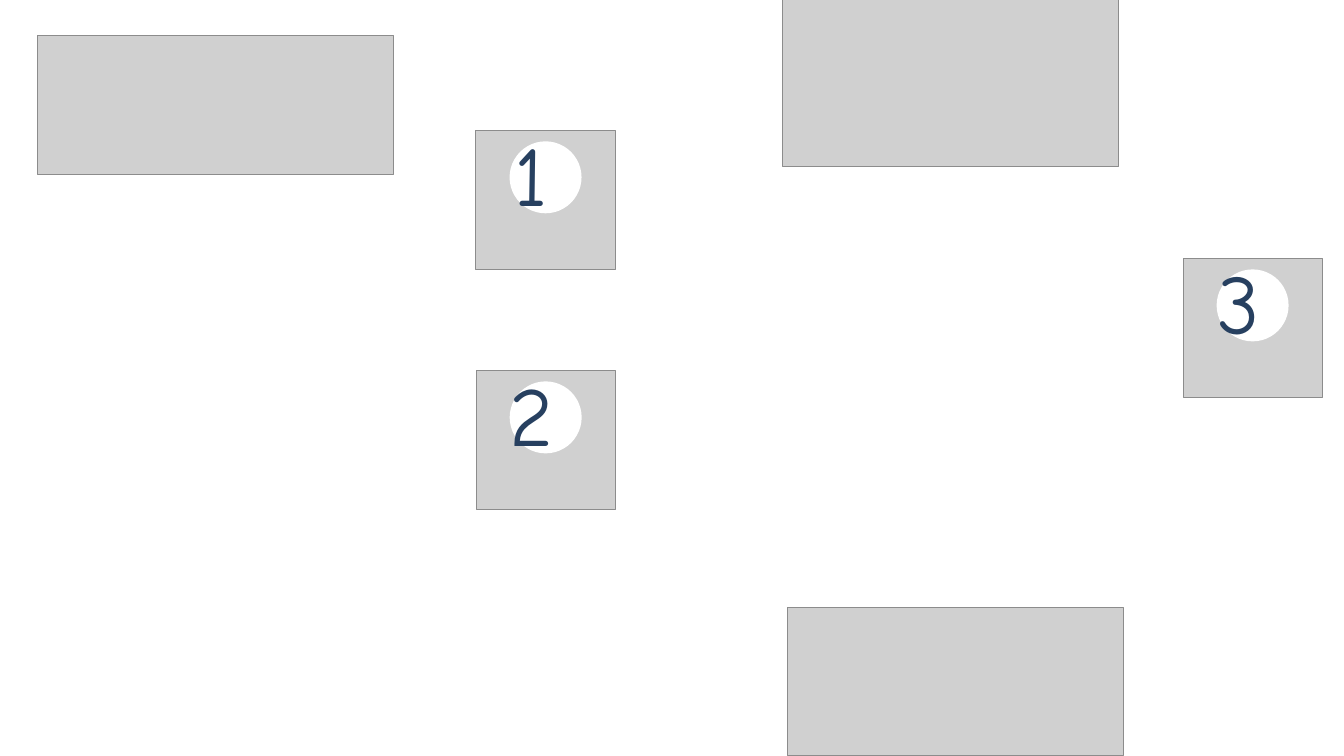
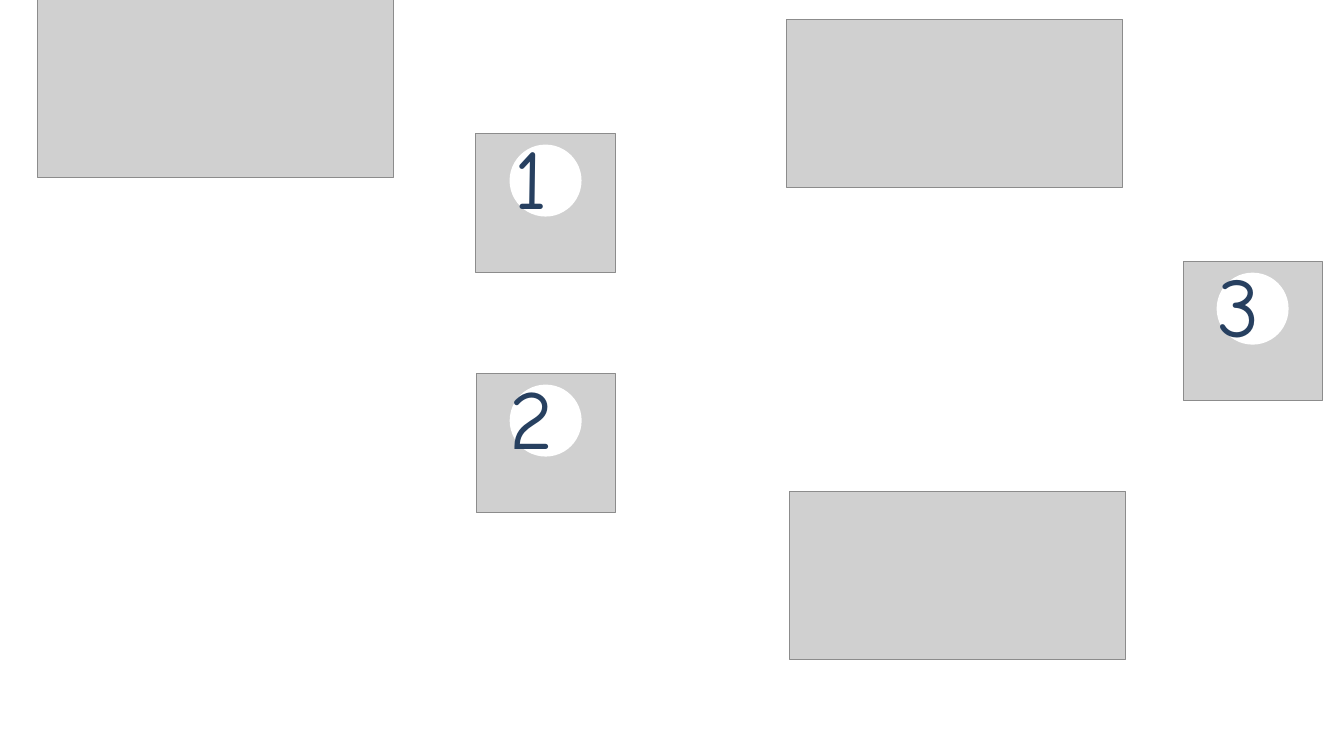
Before and after one commit to teamET/2018.perform, a slide deck: slide 18 of api-server/routes/linebot_mapImg/マップ画像編集用.pptx. Drawn at 1344x756 pixels with LibreOffice and Linux fonts; fonts in the diff are those of the drawing; grey boxes stand for pictures; background and template pictures are left out. Boxes give left, top, right and bottom in pixels: in the first picture for what was removed or moved away, otherwise in the second. Text is boxed around its words. In the diff, an @@ line names an element or a change of style, - is before the commit and + after.

```diff
--- a/api-server/routes/linebot_mapImg/マップ画像編集用.pptx
+++ b/api-server/routes/linebot_mapImg/マップ画像編集用.pptx
@@ picture: place and size @@
-picture at <box>38,35,394,174</box>
+picture at <box>38,0,394,177</box>
@@ picture: place and size @@
-picture at <box>782,0,1118,167</box>
+picture at <box>787,19,1123,188</box>
@@ 2 ellipses, 1 picture: place and size @@
-2 ellipses, 1 picture at <box>476,269,1289,509</box>
+2 ellipses, 1 picture at <box>476,273,1289,513</box>
@@ picture: place and size @@
-picture at <box>787,607,1123,756</box>
+picture at <box>790,491,1126,659</box>
```
Also in this commit, not shown: 8 other slides changed, 1 slide added, 1 slide removed, 20 other files.
